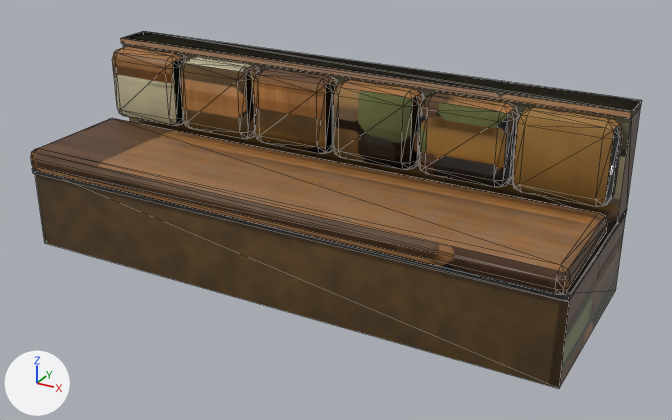
Two versions of the FBX model art/house/v2/fbx/H_KitchenBench.fbx, one commit apart.
The view is the same before and after, from a 50 mm camera at (7.61, -12.99, 7.72) aimed at (0.46, 0.01, 1.22). The axes (+X, +Y, +Z) are drawn at lower left. The lights are the same throughout. The picture after the commit comes second. Mesh edges are drawn as thin lines. Vertices at exactly the same position are counted once.

Names of what the first picture shows: 'H_KitchenBench'.
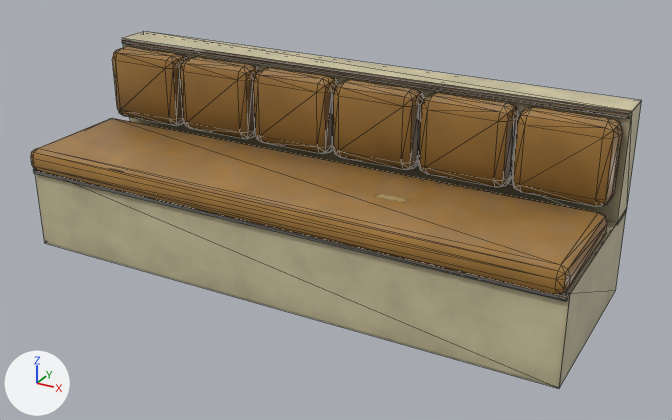
Boxes [x1, y1, x2, y2] around the edits, measured in the pictures (672 x 420 px):
part 1 of me_h_kitchenbench, added
    after: [34, 169, 568, 301]
part 2 of me_h_kitchenbench, added
    after: [122, 40, 630, 118]
part 3 of me_h_kitchenbench, deleted
    before: [32, 31, 642, 301]
part 4 of me_h_kitchenbench, surface changed (lighter)
    both: [31, 32, 641, 389]

The change, as a diff of the scene's bpy script:
```diff
--- a/art/house/v2/fbx/H_KitchenBench.fbx.py
+++ b/art/house/v2/fbx/H_KitchenBench.fbx.py
@@ me_h_kitchenbench @@
 # used by ob_h_kitchenbench; location = (0.0, 0.0, 0.0)
-me_h_kitchenbench.from_pydata(...)  # 420 vertices, 804 faces; spans x -5.0..5.0, y -1.75..1.75, z 0.0..3.4
+me_h_kitchenbench.from_pydata(...)  # 424 vertices, 804 faces; spans x -5.0..5.0, y -1.75..1.75, z 0.0..3.4
+# me_h_kitchenbench part 1: a new loose piece, a box spanning x -4.97..4.97, y -1.65..1.72, z 1.45..1.52, in mat_h_storage2
+# me_h_kitchenbench part 2: a new loose piece, a box spanning x -4.97..4.97, y 1.05..1.72, z 3.3..3.37, in mat_h_storage2
+# me_h_kitchenbench part 3
+# 12 vertices are removed from x -5.0..5.0, y -1.65..1.75, z 1.45..3.4
+# 24 faces are deleted
+# me_h_kitchenbench part 4: 778 kept faces spanning x -5.0..5.0, y -1.75..1.75, z 0.0..3.4 get new texture (UV) coordinates
 me_h_kitchenbench.materials.append(mat_h_storage2)
```
